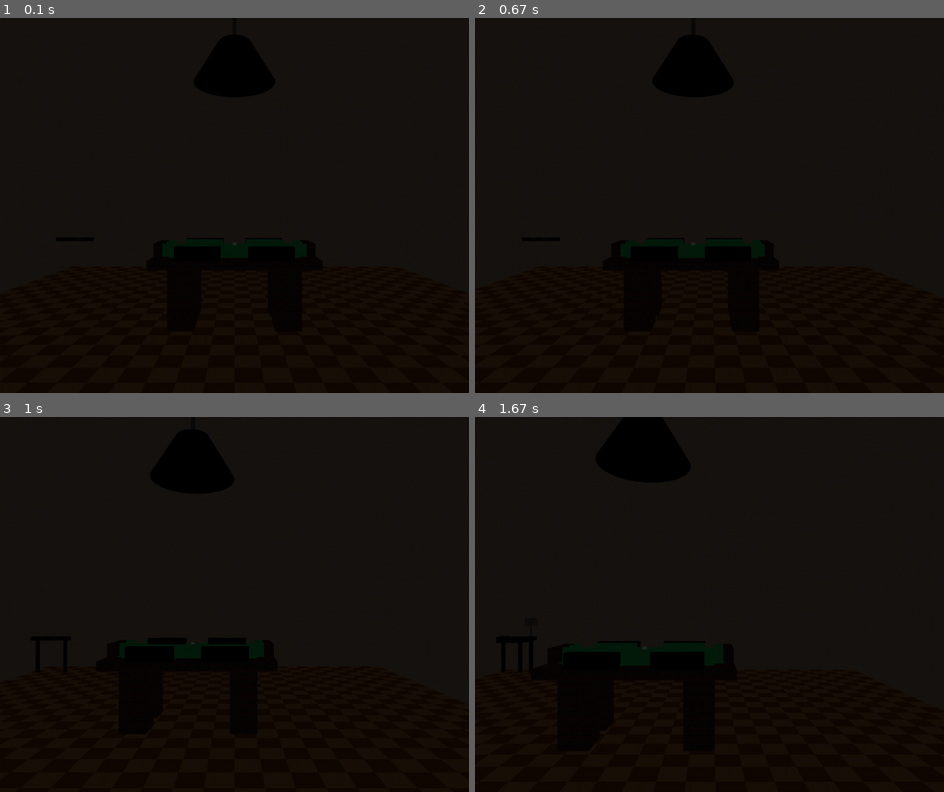
Above: before the commit, frames 1-4 (two rows, left to right).
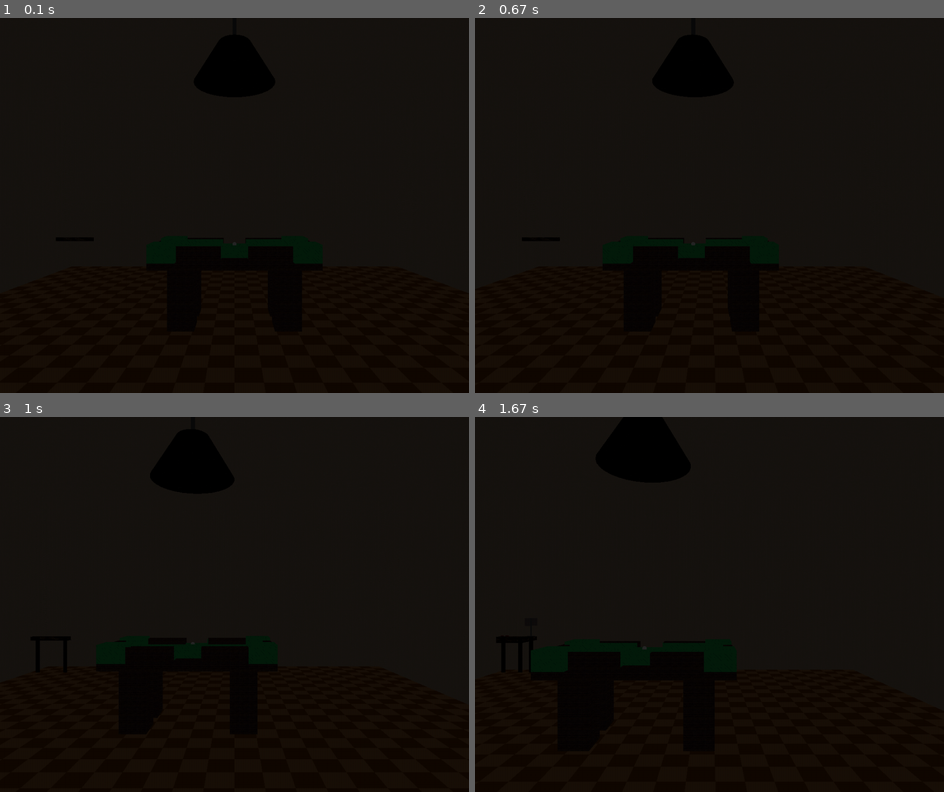
Above: after the commit, the same moments.

Repository: mikepmerritt/graphics-project-3
Game: pygame game, started from interactive_scene_pygame.py
Two runs of this game, one before a commit and one after it. Both use one fixed random seed, a clock stepped at 60 frames per second and the inputs below.
Inputs:
- Up to frame 1 (0.1 s): no input
- Up to frame 2 (0.67 s): hold D from 0.33 s (still down)
- Up to frame 3 (1 s): release D at 0.8 s; hold W from 0.83 s (still down)
- Up to frame 4 (1.67 s): release W at 1.3 s; hold D from 1.33 s (still down)

The runs differ from the first frame. In frame 1, less than 0.1% of the frame differs, in the area x 32-69%, y 58-66%; in frame 2, less than 0.1%; in frame 3, less than 0.1%; in frame 4, less than 0.1%, in the area x 12-56%, y 59-68%.

Commit message:
began outlining for corner

Diff:
--- a/interactive_scene_pygame.py
+++ b/interactive_scene_pygame.py
@@ -956,26 +956,30 @@
 # TODO: implement
 def draw_pool_table(x, y, z):
     # corners (3 x 2 x 3) # floor should be at midpoint level, hole extends down
+    draw_corner(x - 8, y + 4.75, z - 3.5)
+    draw_corner(x + 8, y + 4.75, z - 3.5)
+    draw_corner(x - 8, y + 4.75, z + 3.5)
+    draw_corner(x + 8, y + 4.75, z + 3.5)
 
     # middles (3 x 2 x 3) # floor should be at midpoint level, hole extends down
 
-    # x-aligned wood segments (5 x 2 x 1)
+    # x-aligned wood segments (5 x 1.5 x 1)
     draw_rect(x - 4, y + 4.75, z - 4.5, 5, 1.5, 1, 10, 4, 2, table_support_texture)
     draw_rect(x + 4, y + 4.75, z - 4.5, 5, 1.5, 1, 10, 4, 2, table_support_texture)
     draw_rect(x - 4, y + 4.75, z + 4.5, 5, 1.5, 1, 10, 4, 2, table_support_texture)
     draw_rect(x + 4, y + 4.75, z + 4.5, 5, 1.5, 1, 10, 4, 2, table_support_texture)
 
-    # x-aligned felt segments (5 x 2 x 1)
+    # x-aligned felt segments (5 x 1.5 x 1)
     draw_rect(x - 4, y + 4.75, z - 3.5, 5, 1.5, 1, 10, 4, 2, felt_texture)
     draw_rect(x + 4, y + 4.75, z - 3.5, 5, 1.5, 1, 10, 4, 2, felt_texture)
     draw_rect(x - 4, y + 4.75, z + 3.5, 5, 1.5, 1, 10, 4, 2, felt_texture)
     draw_rect(x + 4, y + 4.75, z + 3.5, 5, 1.5, 1, 10, 4, 2, felt_texture)
 
-    # z-aligned wood segments (1 x 2 x 4)
+    # z-aligned wood segments (1 x 1.5 x 4)
     draw_rect(x - 9, y + 4.75, z, 1, 1.5, 4, 2, 4, 8, table_support_texture)
     draw_rect(x + 9, y + 4.75, z, 1, 1.5, 4, 2, 4, 8, table_support_texture)
 
-    # z-aligned felt segments (1 x 2 x 4)
+    # z-aligned felt segments (1 x 1.5 x 4)
     draw_rect(x - 8, y + 4.75, z, 1, 1.5, 4, 2, 4, 8, felt_texture)
     draw_rect(x + 8, y + 4.75, z, 1, 1.5, 4, 2, 4, 8, felt_texture)
 
@@ -1088,6 +1092,34 @@
     # return
     glPopMatrix()
 
+def draw_corner(x, y, z):
+    glPushMatrix()
+    glTranslate(x, y, z)
+
+    draw_rect(0, 0, 0, 3, 2, 3, 3, 2, 3, felt_texture)
+
+    # felt north triangular prism
+    # glPushMatrix()
+    # glTranslate(x_size/2, -y_size/2, -z_size/2)
+    # glRotated(180, 0, 1, 0)
+    # draw_plane(x_size, y_size, x_slices, y_slices, texture_name)
+    # glPopMatrix()
+
+    # felt east triangular prism
+
+    # wood southwest corner
+
+    # felt entryway
+
+    # wood bottom panel
+
+    # black bottom circle
+
+    # black back arc liner
+
+    # black front arc liner
+
+    glPopMatrix()
 
 # TODO: implement
 def draw_billiard_ball(x, y, z, texture):
